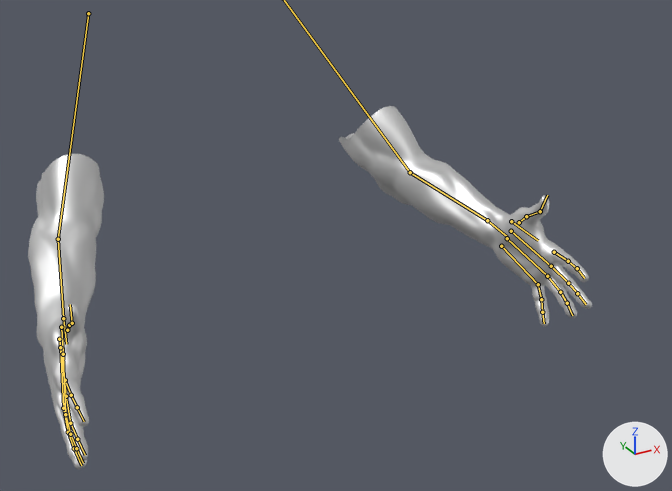
Two versions of the FBX model Objects/Animation/a_Hands_v1_Fire_spell.fbx, one commit apart.
Both versions are drawn from a 50 mm lens placed at (-0.576, -1.55, 1.713), pointed at (0.019, -0.467, 1.172). Arrows for +X, +Y and +Z are at lower right; the lights stay in place. Both versions are drawn at frame 9 of the action 'Scene'; the numbers are the values there. The bones that bend it are drawn over the model as lines.

Names of what the first picture shows: 'Hands'.
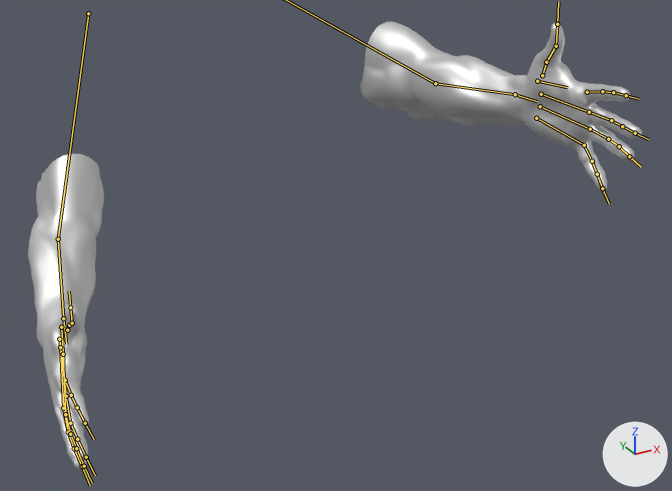
What differs and where, as boxes (x1, y1, x2, y2) in the pictures (672 x 491 px):
```json
{"object": "Hands", "change": "posed", "before": [28, 106, 592, 469], "after": [28, 22, 642, 469], "on screen": "9% wider, 23% taller"}
{"bone": "forearm.L.001", "before": "(410, 172) to (487, 220)", "after": "(435, 83) to (515, 94)"}
{"bone": "f_index.01.L.001", "before": "(554, 252) to (568, 261)", "after": "(587, 92) to (602, 91)"}
{"bone": "f_index.02.L.001", "before": "(568, 261) to (577, 268)", "after": "(602, 91) to (613, 92)"}
{"bone": "f_middle.01.L.001", "before": "(551, 266) to (568, 283)", "after": "(589, 112) to (611, 120)"}
{"bone": "f_ring.01.L.001", "before": "(547, 276) to (560, 292)", "after": "(590, 129) to (608, 139)"}
{"bone": "f_ring.03.L.001", "before": "(567, 303) to (572, 315)", "after": "(619, 146) to (629, 156)"}
{"bone": "f_pinky.01.L.001", "before": "(538, 284) to (541, 299)", "after": "(584, 145) to (592, 161)"}
{"bone": "f_pinky.03.L.001", "before": "(542, 312) to (544, 323)", "after": "(597, 174) to (602, 188)"}
```

Edits to the scene script, one JSON object a line:
```json
{"block": "bone_upper_arm_l_001", "where": "bone_upper_arm_l_001 = bpy.data.objects['metarig'].pose.bones['upper_arm.L.001']"}
{"op": "set", "path": "bone_upper_arm_l_001.rotation_quaternion", "old": "(1.0, 0.0, 0.0, 0.0)", "new": "(0.946, 0.163, -0.005, 0.281)", "note": "degrees (0, 0, 0) -> degrees (18, -6, 32)"}
{"block": "bone_forearm_l_001", "where": "bone_forearm_l_001 = bpy.data.objects['metarig'].pose.bones['forearm.L.001']  # child of 'upper_arm.L.001'"}
{"op": "set", "path": "bone_forearm_l_001.rotation_quaternion", "old": "(1.0, 0.014, -0.018, 0.008)", "new": "(0.99, -0.02, 0.021, -0.14)", "note": "degrees (2, -2, 1) -> degrees (-3, 2, -16)"}
{"block": "bone_f_index_01_l_001", "where": "bone_f_index_01_l_001 = bpy.data.objects['metarig'].pose.bones['f_index.01.L.001']  # child of 'palm.01.L.001'"}
{"op": "set", "path": "bone_f_index_01_l_001.rotation_quaternion", "old": "(1.0, 0.011, -0.005, 0.022)", "new": "(1.0, 0.0, 0.0, 0.0)", "note": "degrees (1, -1, 2) -> degrees (0, 0, 0)"}
{"block": "bone_f_index_02_l_001", "where": "bone_f_index_02_l_001 = bpy.data.objects['metarig'].pose.bones['f_index.02.L.001']  # child of 'f_index.01.L.001'"}
{"op": "set", "path": "bone_f_index_02_l_001.rotation_quaternion", "old": "(1.0, 0.019, 0.003, 0.024)", "new": "(1.0, 0.0, 0.0, 0.0)", "note": "degrees (2, 0, 3) -> degrees (0, 0, 0)"}
{"block": "bone_f_middle_01_l_001", "where": "bone_f_middle_01_l_001 = bpy.data.objects['metarig'].pose.bones['f_middle.01.L.001']  # child of 'palm.02.L.001'"}
{"op": "set", "path": "bone_f_middle_01_l_001.rotation_quaternion", "old": "(1.0, 0.011, -0.001, 0.018)", "new": "(1.0, 0.0, 0.0, 0.0)", "note": "degrees (1, 0, 2) -> degrees (0, 0, 0)"}
{"block": "bone_f_ring_01_l_001", "where": "bone_f_ring_01_l_001 = bpy.data.objects['metarig'].pose.bones['f_ring.01.L.001']  # child of 'palm.03.L.001'"}
{"op": "set", "path": "bone_f_ring_01_l_001.rotation_quaternion", "old": "(1.0, 0.022, 0.005, 0.02)", "new": "(1.0, 0.0, 0.0, 0.0)", "note": "degrees (3, 1, 2) -> degrees (0, 0, 0)"}
{"block": "bone_f_ring_03_l_001", "where": "bone_f_ring_03_l_001 = bpy.data.objects['metarig'].pose.bones['f_ring.03.L.001']  # child of 'f_ring.02.L.001'"}
{"op": "set", "path": "bone_f_ring_03_l_001.rotation_quaternion", "old": "(1.0, 0.031, 0.001, 0.002)", "new": "(1.0, 0.0, 0.0, 0.0)", "note": "degrees (4, 0, 0) -> degrees (0, 0, 0)"}
{"block": "bone_f_pinky_01_l_001", "where": "bone_f_pinky_01_l_001 = bpy.data.objects['metarig'].pose.bones['f_pinky.01.L.001']  # child of 'palm.04.L.001'"}
{"op": "set", "path": "bone_f_pinky_01_l_001.rotation_quaternion", "old": "(1.0, 0.02, 0.006, 0.023)", "new": "(1.0, 0.0, 0.0, 0.0)", "note": "degrees (2, 1, 3) -> degrees (0, 0, 0)"}
{"block": "bone_f_pinky_03_l_001", "where": "bone_f_pinky_03_l_001 = bpy.data.objects['metarig'].pose.bones['f_pinky.03.L.001']  # child of 'f_pinky.02.L.001'"}
{"op": "set", "path": "bone_f_pinky_03_l_001.rotation_quaternion", "old": "(1.0, 0.024, 0.0, 0.009)", "new": "(1.0, 0.0, 0.0, 0.0)", "note": "degrees (3, 0, 1) -> degrees (0, 0, 0)"}
```
